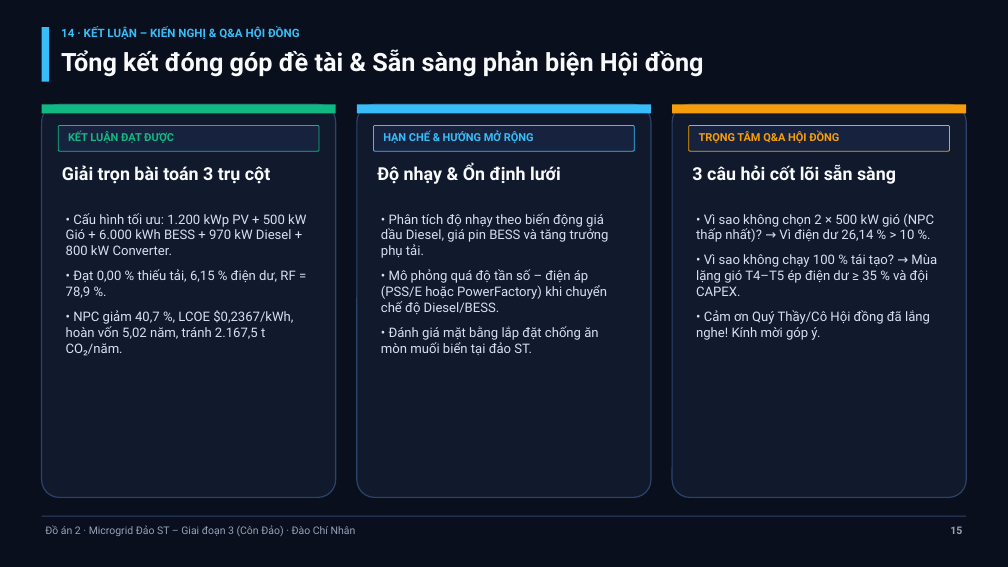
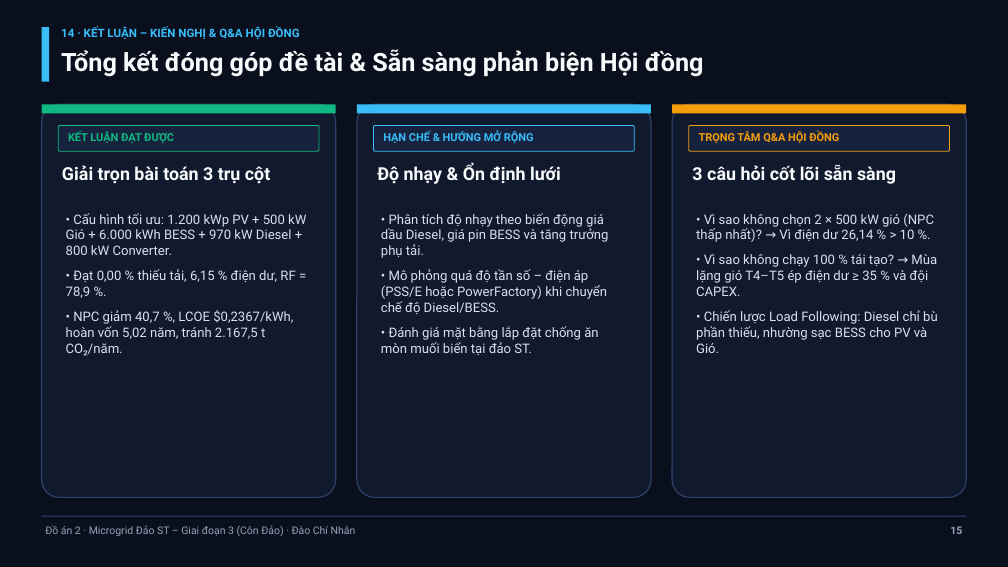
Before and after one commit to huongpro123/DoAn2_Microgrid_ConDao_ChiNhan, a slide deck: slide 15 of HO_SO_NOP_BAO_CAO_CHINH_THUC/07_Slide_Thuyet_Trinh_15_Trang_ST_Giai_Doan_3.pptx. Drawn at 1008x567 pixels with LibreOffice and Linux fonts; fonts in the diff are those of the drawing. Boxes give left, top, right and bottom in pixels: in the first picture for what was removed or moved away, otherwise in the second. Text is boxed around its words. In the diff, an @@ line names an element or a change of style, - is before the commit and + after.

Commit message:
Add 783.1 kW realistic hourly load .homer (3%/5% noise, PV 0-1600kWp) and upgrade 16-slide CTUT UI

```diff
--- a/HO_SO_NOP_BAO_CAO_CHINH_THUC/07_Slide_Thuyet_Trinh_15_Trang_ST_Giai_Doan_3.pptx
+++ b/HO_SO_NOP_BAO_CAO_CHINH_THUC/07_Slide_Thuyet_Trinh_15_Trang_ST_Giai_Doan_3.pptx
@@ text at [696,310,938,353]: text changed @@
-• Cảm ơn Quý Thầy/Cô Hội đồng đã lắng nghe! Kính mời góp ý.
+• Chiến lược Load Following: Diesel chỉ bù phần thiếu, nhường sạc BESS cho PV và Gió.
```
Also in this commit, not shown: 1 other slide changed, 1 slide added, 4 other files.
